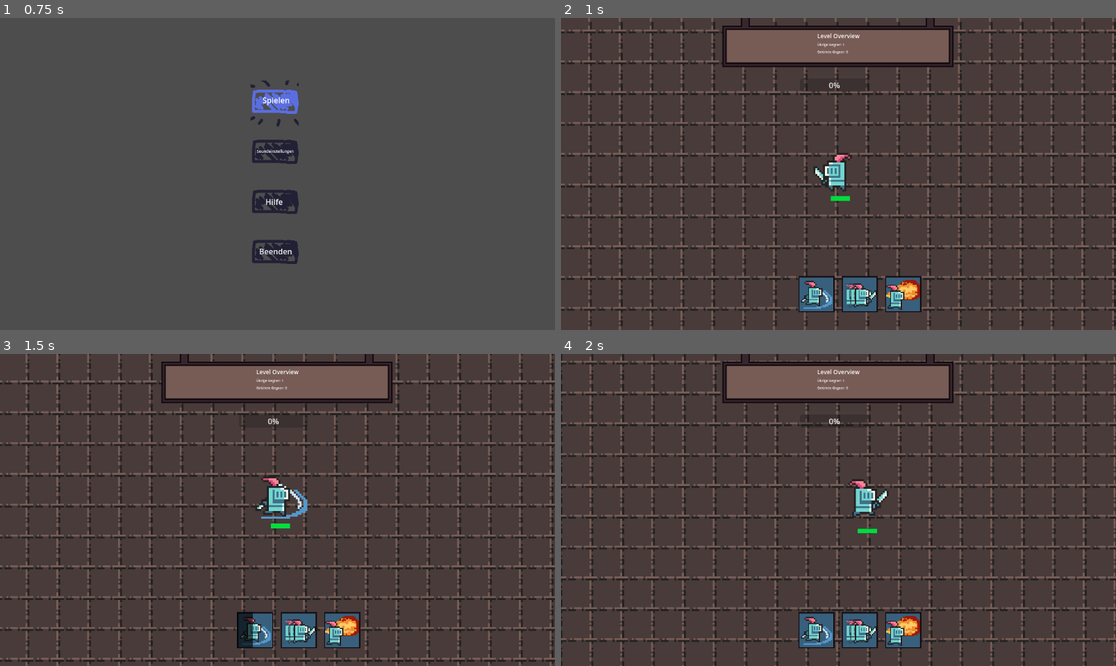
Above: before the commit, frames 1-4 (two rows, left to right).
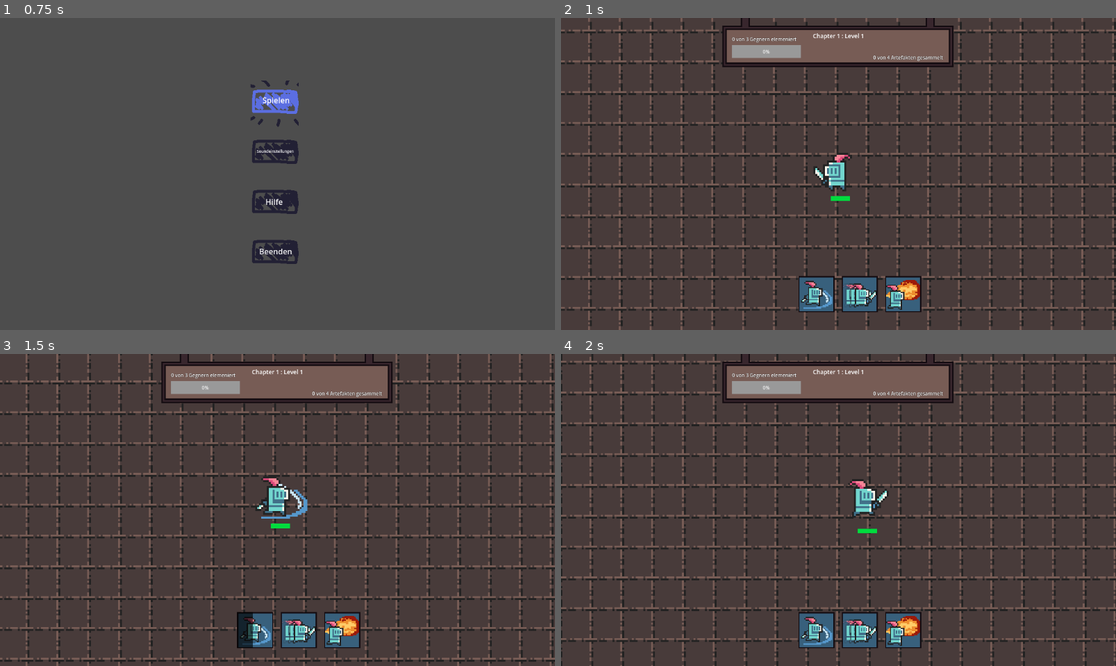
Above: after the commit, the same moments.

Repository: Lukas74m/gae_ca2
Game: Godot game, scene res://scenes/mainMenu/Main_Menu.tscn
The game is run twice, just before and just after one commit, with the same random seed, the same clock (stepped at 60 frames per second) and the same inputs.
Inputs (mouse positions are in pixels of both pictures, inside the frame that each line leads up to):
- Up to frame 1 (0.75 s): click "Spielen" at 0.5 s
- Up to frame 2 (1 s): no input
- Up to frame 3 (1.5 s): move the mouse to (399, 494) at 1.27 s; hold Q (attack) from 1.28 s (still down)
- Up to frame 4 (2 s): keep holding Q (attack)

Frame 1 is identical in both runs. In frame 2, 0.9% of the frame differs, in the area x 30-69%, y 4-24%; in frame 3, 0.9%; in frame 4, 0.9%.

Commit message:
Added chapters to the ProgressManager and updated the taskDisplay

Diff:
--- /dev/null
+++ b/gae-ca2/resources/chapter/chapter_artefacts.tres
@@ -0,0 +1,10 @@
+[gd_resource type="Resource" script_class="ArtefactResource" load_steps=2 format=3 uid="uid://0naq127ko4is"]
+
+[ext_resource type="Script" uid="uid://bps75x017cknu" path="res://scripts/resource_scripts/artefacts_resource.gd" id="1_hdhpb"]
+
+[resource]
+script = ExtResource("1_hdhpb")
+chapters_information = {
+"chapter_1": 4
+}
+metadata/_custom_type_script = "uid://bps75x017cknu"
--- a/gae-ca2/resources/level/level_1.tres
+++ b/gae-ca2/resources/level/level_1.tres
@@ -5,11 +5,12 @@
 [resource]
 script = ExtResource("1_mgrjq")
 current_level = 1
-level_wave_size = 1
+level_wave_size = 3
 enemy_composition = {
-"Orc": 1
+"Orc": 3
 }
 spawn_frequency = 3
 level_boss_name = "Orc_Boss"
 boss_level = false
+current_chapter = 1
 metadata/_custom_type_script = "uid://cm03la2l26qe"
--- a/gae-ca2/resources/level/level_2.tres
+++ b/gae-ca2/resources/level/level_2.tres
@@ -5,11 +5,12 @@
 [resource]
 script = ExtResource("1_11txx")
 current_level = 2
-level_wave_size = 3
+level_wave_size = 5
 enemy_composition = {
-"Orc": 3
+"Orc": 5
 }
 spawn_frequency = 3
 level_boss_name = "Orc_Boss"
 boss_level = false
+current_chapter = 1
 metadata/_custom_type_script = "uid://cm03la2l26qe"
--- a/gae-ca2/resources/level/level_3.tres
+++ b/gae-ca2/resources/level/level_3.tres
@@ -5,11 +5,12 @@
 [resource]
 script = ExtResource("1_n7n6f")
 current_level = 3
-level_wave_size = 5
+level_wave_size = 8
 enemy_composition = {
-"Orc": 5
+"Orc": 8
 }
 spawn_frequency = 3
 level_boss_name = "Orc_Boss"
 boss_level = false
+current_chapter = 1
 metadata/_custom_type_script = "uid://cm03la2l26qe"
--- a/gae-ca2/resources/level/level_4.tres
+++ b/gae-ca2/resources/level/level_4.tres
@@ -10,4 +10,5 @@
 spawn_frequency = 0
 level_boss_name = "Orc_Boss"
 boss_level = true
+current_chapter = 1
 metadata/_custom_type_script = "uid://cm03la2l26qe"
--- a/gae-ca2/scenes/components/TaskDisplay.tscn
+++ b/gae-ca2/scenes/components/TaskDisplay.tscn
@@ -118,7 +118,7 @@
 [node name="Title" type="Label" parent="CanvasLayer/VBoxContainer"]
 layout_mode = 2
 size_flags_horizontal = 0
-text = "oajihugdhvj"
+text = "Chapter 1: Level 1"
 label_settings = SubResource("LabelSettings_5xplb")
 horizontal_alignment = 1
 
@@ -130,15 +130,31 @@
 grow_horizontal = 2
 size_flags_horizontal = 2
 size_flags_vertical = 4
+theme = ExtResource("1_r04c6")
 
 [node name="ProgressBar" parent="CanvasLayer/Control" instance=ExtResource("3_tsd5v")]
 layout_mode = 1
 anchors_preset = 5
 anchor_left = 0.5
 anchor_right = 0.5
-offset_left = -80.0
-offset_top = 126.0
-offset_right = 63.0
-offset_bottom = 153.0
+offset_left = -221.0
+offset_top = 56.0
+offset_right = -78.0
+offset_bottom = 83.0
 grow_horizontal = 2
 size_flags_horizontal = 0
+
+[node name="Wave_size_info" type="Label" parent="CanvasLayer/Control"]
+layout_mode = 0
+offset_left = -221.0
+offset_top = 37.0
+offset_right = -78.0
+offset_bottom = 60.0
+text = "Besiege 3 Gegner "
+
+[node name="Task_size_info" type="Label" parent="CanvasLayer/Control"]
+offset_left = 72.0
+offset_top = 75.0
+offset_right = 227.0
+offset_bottom = 98.0
+text = "Besiege 3 artefacten gesammelt"
--- a/gae-ca2/scripts/components/task_display.gd
+++ b/gae-ca2/scripts/components/task_display.gd
@@ -4,24 +4,30 @@
 @onready var vbox_container = $CanvasLayer/VBoxContainer
 @onready var progress_bar = $CanvasLayer/Control/ProgressBar
 @onready var to_do: AnimatedSprite2D = $CanvasLayer/AnimatedSprite2D
+@onready var wave_size_info = $CanvasLayer/Control/Wave_size_info
+@onready var task_size_info = $CanvasLayer/Control/Task_size_info
 
-
-func update_display(stats: Dictionary, title: String):
-	set_labels(stats, title)
+func update_display(information: Dictionary):
+	set_labels(information)
 	update_progress_bar()
 
-func set_labels(stats: Dictionary, title: String):
+func set_labels(information: Dictionary):
+	var wave_enemy_information = str(information["killed_wave_enemies"]) + " von " + str(information["current_wave_size"]) + " Gegnern elemeniert"
+	var wave_artefacts_information = str(information["current_artefact_amount"]) + " von " + str(information["chapter_artefact_amount"]) + " Artefakten gesammelt"
+	var title = "Chapter " + str(information["chapter"]) + " : Level " + str(information["level"])
 	# Delete all previous entries (except title)
-	for child in vbox_container.get_children():
-		if child != title_label:
-			child.queue_free()
+	#for child in vbox_container.get_children():
+		#if child != title_label:
+			#child.queue_free()
 	title_label.text = title
-	# Add a new stats
-	for stat_name in stats.keys():
-		var value = stats[stat_name]
-		var label = Label.new()
-		label.text = "%s: %s" % [stat_name.capitalize(), str(value)]
-		vbox_container.add_child(label)
+	wave_size_info.text = wave_enemy_information
+	task_size_info.text = wave_artefacts_information
+	## Add a new stats
+	#for stat_name in stats.keys():
+		#var value = stats[stat_name]
+		#var label = Label.new()
+		#label.text = "%s: %s" % [stat_name.capitalize(), str(value)]
+		#vbox_container.add_child(label)
 
 func update_progress_bar():
 	var max_value = Global.ProgressManager.get_level_wave_size()
--- a/gae-ca2/scripts/game/game.gd
+++ b/gae-ca2/scripts/game/game.gd
@@ -18,14 +18,18 @@
 
 func set_task_display():
 	task_display_instance.update_display({
-	"Übrige Gegner ": 1,
-	"Getötete Gegner ": 0,
-}, "Level Overview")
+	"current_wave_size": Global.ProgressManager.get_level_wave_size(),
+	"killed_wave_enemies": Global.ProgressManager.get_current_level_kill_amount(),
+	"current_artefact_amount": Global.ProgressManager.get_current_artefact_amount(),
+	"chapter_artefact_amount": Global.ProgressManager.get_chapter_artefact_amount(),
+	"level": Global.ProgressManager.get_level(),
+	"chapter": Global.ProgressManager.get_chapter()
+})
 
 
 # Called every frame. 'delta' is the elapsed time since the previous frame.
 func _process(delta: float) -> void:
-	pass
+	set_task_display()
 
 
 func _on_gametimer_timeout() -> void:
--- a/gae-ca2/scripts/manager/progress_manger.gd
+++ b/gae-ca2/scripts/manager/progress_manger.gd
@@ -1,18 +1,25 @@
 extends Node2D
 
 var current_level_kill_amount = 0
+var chapter_artefact_amount = 0
+var current_artefact_amount = 0
+
+var enemy_manager
+
+var artefact_resource = preload("res://resources/chapter/chapter_artefacts.tres")
+var level_resource
 var progress_resources
-var level_resource
-var enemy_manager
+
 
 # Information about the current level
 var current_level_dict = {
 	"current_level": 0,
+	"current_chapter": 0,
 	"level_wave_size": 0,
 	"enemy_composition": {},
 	"spawn_frequency": 0,
 	"boss_level": false,
-	"level_boss_name": ""
+	"level_boss_name": "",
 }
 
 # Gets the EnemyManager to send him the information
@@ -20,7 +27,9 @@
 func _ready() -> void:
 	enemy_manager = get_node("../EnemyManager")
 	await load_progress_resources()
+	next_chapter()
 	on_level_up()
+
 
 # Loads all level resources with the specific information
 func load_progress_resources():
@@ -30,6 +39,7 @@
 		"level_3": preload("res://resources/level/level_3.tres"),
 		"level_4": preload("res://resources/level/level_4.tres")
 	}
+
 
 # Gets the information from the new level
 # Gives the information to the EnemyManager so that it can start spawning enemies
@@ -49,6 +59,8 @@
 			)
 		# If boss level spawn boss
 		else:
+			#If enough boss artefacts maybe weaken the boss
+			#var boss_weakend = is_enough_artefacts_collected()
 			enemy_manager.spawn_boss(current_level_dict["level_boss_name"])
 	else:
 		printerr("No more levels!")
@@ -56,6 +68,7 @@
 # Saves the information about the new level localy
 func load_level_information():
 	current_level_dict["current_level"] = level_resource.current_level
+	current_level_dict["current_chapter"] = level_resource.current_chapter
 	current_level_dict["level_wave_size"] = level_resource.level_wave_size
 	current_level_dict["enemy_composition"] = level_resource.enemy_composition
 	current_level_dict["spawn_frequency"] = level_resource.spawn_frequency
@@ -80,6 +93,24 @@
 		await Global.shop.show_shop()
 		on_level_up()
 
+
+# Updates the artefact amount every time the player collect an artefact
+func update_chapter_progress():
+	current_artefact_amount += 1
+
+# Checks if player managed to colect enough artefacts for the chapter
+func is_enough_artefacts_collected():
+	return current_artefact_amount == chapter_artefact_amount
+
+# Sets new stats according to the new chapter
+# Doesn't care if player connected enough artefacts previously
+func next_chapter():
+	var next_chapter = current_level_dict["current_chapter"] + 1
+	var chapter = "chapter_" + str(next_chapter)
+	var chapters_dictionary = artefact_resource.chapters_information
+
+	chapter_artefact_amount = chapters_dictionary[chapter]
+
 # Checks if the next lvel is a boss level
 # Every forth level is a boss level
 func is_next_boss_level():
@@ -93,3 +124,12 @@
 
 func get_level():
 	return current_level_dict["current_level"]
+
+func get_chapter():
+	return current_level_dict["current_chapter"]
+
+func get_chapter_artefact_amount():
+	return chapter_artefact_amount
+
+func get_current_artefact_amount():
+	return current_artefact_amount
--- /dev/null
+++ b/gae-ca2/scripts/resource_scripts/artefacts_resource.gd
@@ -0,0 +1,9 @@
+extends Resource
+class_name ArtefactResource
+
+# Chapter : artefactAmount
+#{
+	#"chapter_1" : 4,
+	#"chapter" : 7
+#}
+@export var chapters_information: Dictionary
--- a/gae-ca2/scripts/resource_scripts/progress_resource.gd
+++ b/gae-ca2/scripts/resource_scripts/progress_resource.gd
@@ -7,3 +7,4 @@
 @export var spawn_frequency: int
 @export var level_boss_name: String
 @export var boss_level: bool
+@export var current_chapter: int
--- a/gae-ca2/task_display_theme.tres
+++ b/gae-ca2/task_display_theme.tres
@@ -1,4 +1,22 @@
-[gd_resource type="Theme" load_steps=0 format=3 uid="uid://dviluyd0ea27u"]
+[gd_resource type="Theme" load_steps=3 format=3 uid="uid://dviluyd0ea27u"]
+
+[sub_resource type="StyleBoxFlat" id="StyleBoxFlat_e4phw"]
+
+[sub_resource type="StyleBoxFlat" id="StyleBoxFlat_43nr2"]
+bg_color = Color(0.0313726, 0.52549, 0.203922, 1)
 
 [resource]
-default_font_size = 7
+default_font_size = 10
+Label/colors/font_color = Color(1, 1, 1, 1)
+Label/colors/font_outline_color = Color(0, 0, 0, 1)
+Label/constants/line_spacing = 3
+Label/constants/outline_size = 1
+Label/constants/paragraph_spacing = 0
+Label/constants/shadow_offset_x = 1
+Label/constants/shadow_offset_y = 1
+Label/constants/shadow_outline_size = 1
+Label/font_sizes/font_size = 10
+ProgressBar/colors/font_color = Color(0.95, 0.95, 0.95, 1)
+ProgressBar/colors/font_outline_color = Color(0, 0, 0, 1)
+ProgressBar/styles/background = SubResource("StyleBoxFlat_e4phw")
+ProgressBar/styles/fill = SubResource("StyleBoxFlat_43nr2")
Not shown, added: gae-ca2/scripts/resource_scripts/artefacts_resource.gd.uid
